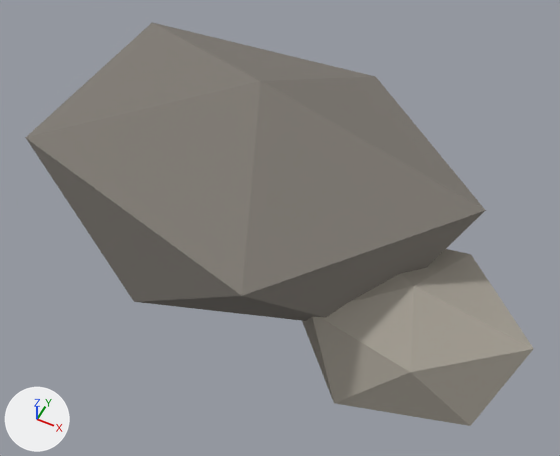
Two versions of the Blender file assets_src/cenario/pedra_01.blend, one commit apart.
One viewpoint serves both versions: a camera (50 mm lens) standing at (1.65, -3.06, 4.0) and looking at (0.22, -0.2, 0.43). Every picture has the same lights, and +X, +Y and +Z are marked at lower left. The picture after the commit comes second. Objects named as collision shapes, trigger or cutter boxes, shadow casters or lower levels of detail are left out.

Names of what the first picture shows: 'pedra_01'.
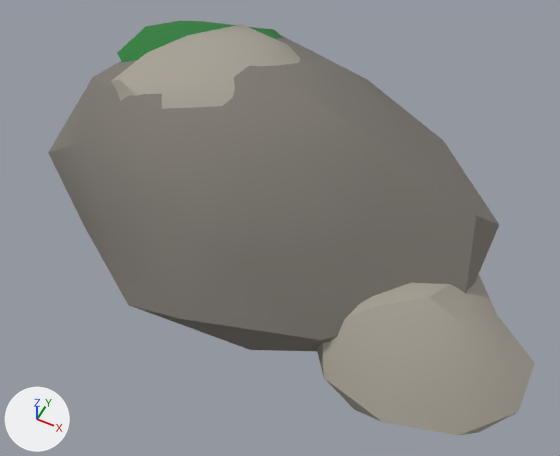
The change in detail:
me_pedra_01 is used by ob_pedra_01; location (0.0, 0.0, 0.0).
me_pedra_01 had 24 vertices, 40 faces and spanned x -1.2..1.83, y -1.13..0.88, z -0.22..1.33.
me_pedra_01 now has 168 vertices, 320 faces and spans x -1.43..1.88, y -1.1..1.15, z 0.1..1.41.
me_pedra_01 part 1: the loose piece of 12 vertices spanning x -1.2..1.36, y -1.13..0.88, z -0.22..1.33 is rebuilt with 42 vertices and now spans x -1.43..1.43, y -1.1..1.15, z 0.19..1.4.
me_pedra_01 part 2: the loose piece of 12 vertices spanning x 0.46..1.83, y -0.97..0.06, z -0.16..0.67 is rebuilt with 42 vertices and now spans x 0.62..1.88, y -1.05..0.04, z 0.1..0.69.
me_pedra_01 part 3: a new loose piece of 42 vertices spanning x -0.99..0.49, y -0.5..0.7, z 0.92..1.41, in mat_m_paleta_ventania (picture img_paleta_ventania_png).
me_pedra_01 part 4: a new loose piece of 42 vertices spanning x -1.22..0.02, y -0.04..0.94, z 0.87..1.12, in mat_m_paleta_ventania (picture img_paleta_ventania_png).
me_pedra_01 part 5: the surface is now shaded smooth.

Where the change shows, as pixel boxes [x1, y1, x2, y2] in the pictures (560 x 456 px):
'pedra_01', reshaped: before [25, 22, 534, 426]; after [48, 21, 534, 435]
part 1 of me_pedra_01, rebuilt: before [25, 22, 486, 321]; after [48, 35, 499, 351]
part 2 of me_pedra_01, rebuilt (6% narrower, 10% shorter): before [302, 249, 534, 426]; after [317, 275, 534, 435]
part 3 of me_pedra_01, added: after [111, 24, 300, 109]
part 4 of me_pedra_01, added (green): after [117, 21, 282, 62]
